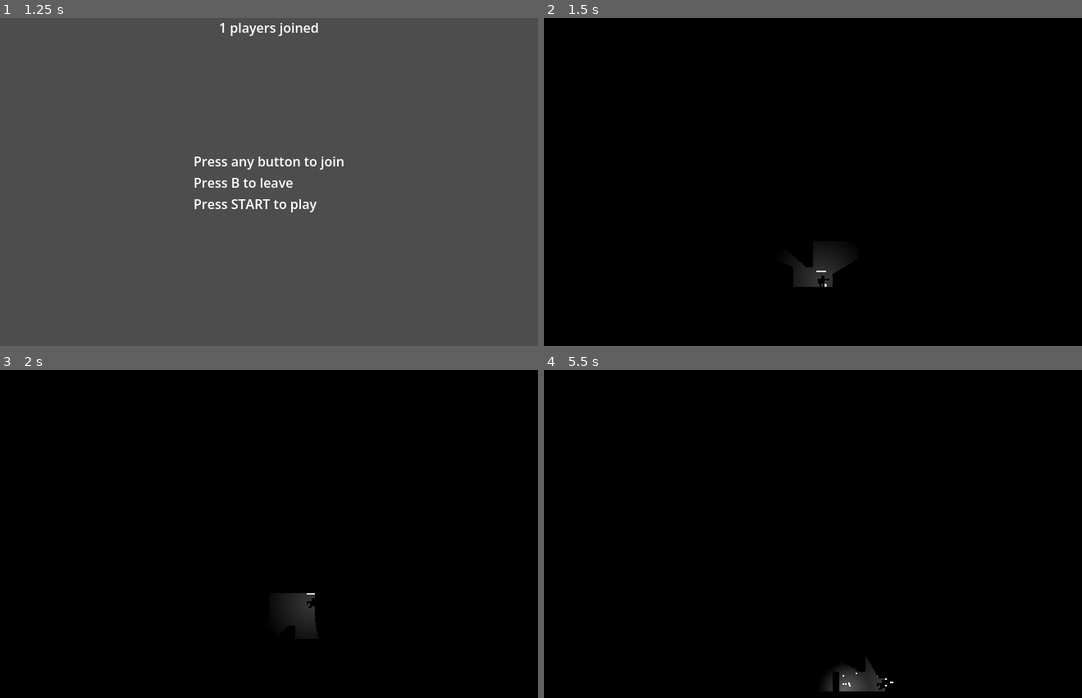
Above: before the commit, frames 1-4 (two rows, left to right).
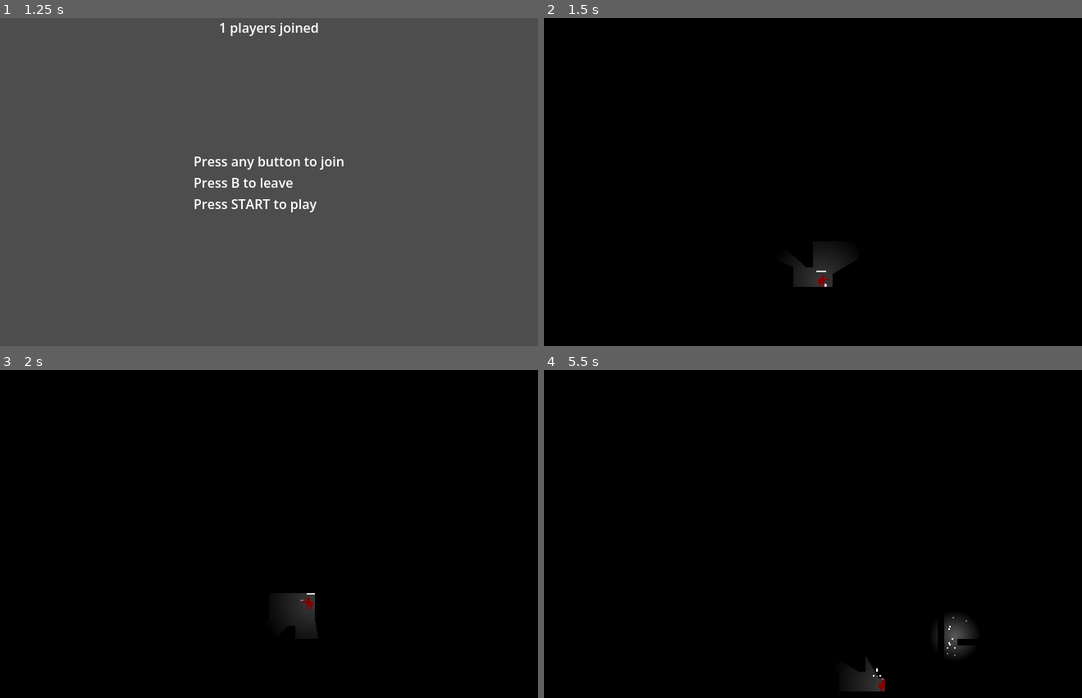
Above: after the commit, the same moments.

Repository: the-alex-g/goblin_guns
Game: Godot game, scene res://menus/join_menu.tscn
Two runs of this game, one before a commit and one after it. Both use one fixed random seed, a clock stepped at 60 frames per second and the inputs below.
Inputs (mouse positions are in pixels of both pictures, inside the frame that each line leads up to):
- Up to frame 1 (1.25 s): tap Enter at 0.5 s; move the mouse to (387, 165) at 0.52 s; hold D (right) from 0.53 s (still down); hold Right mouse button (frag) from 0.53 s (still down); click (387, 165) at 0.67 s; tap Space (jump) at 0.77 s
- Up to frame 2 (1.5 s): keep holding D (right); tap Enter at 1.25 s; move the mouse to (705, 198) at 1.27 s; release Right mouse button (frag) at 1.28 s; click (705, 198) at 1.35 s
- Up to frame 3 (2 s): keep holding D (right); tap Space (jump) at 1.52 s; right-click (161, 550) at 1.55 s
- Up to frame 4 (5.5 s): move the mouse to (866, 461) at 2.02 s; release D (right) at 2.03 s; hold A (left) 2.03-2.78 s; hold Right mouse button (frag) 2.03-2.78 s; click (866, 461) at 2.17 s; tap Enter at 2.75, 3.6 s; move the mouse to (786, 599) at 2.77 s; hold D (right) 2.78-4.28 s; tap Shift (sneak) at 2.85 s; click (786, 599) at 2.92 s; tap Space (jump) at 3.02, 3.77, 4.52 s; right-click (786, 599) at 3.05 s; move the mouse to (974, 583) at 3.52 s; hold Right mouse button (frag) 3.53-4.28 s; click (974, 583) at 3.67 s; move the mouse to (651, 484) at 4.27 s; hold A (left) 4.28-5.03 s; right-click (651, 484) at 4.35 s; click (651, 484) at 4.42 s; move the mouse to (839, 534) at 5.02 s; press the mouse at (839, 534) at 5.03 s; hold D (right) from 5.03 s (still down); right-click (839, 534) at 5.3 s

Frame 1 is identical in both runs. In frame 2, less than 0.1% of the frame differs, in the area x 50-54%, y 78-82%; in frame 3, less than 0.1%; in frame 4, 0.8%, in the area x 52-80%, y 75-98%.

Commit message:
Add simple player colors

Diff:
--- a/project/main/main.gd
+++ b/project/main/main.gd
@@ -32,11 +32,14 @@
 
 
 func _initialize_players() -> void:
+	var color_index := 0
 	for id in player_ids:
 		var player : Player = preload("res://player/player.tscn").instantiate()
 		player.id = id
 		player.position = _get_spawn_point()
 		_player_container.add_child(player)
+		player.color = Player.COLORS[color_index]
+		color_index += 1
 		player.died.connect(_on_player_died)
 		player.weapon_fired.connect(_temp_container.add_child)
 		player.infinite_ammo = not spawn_ammo_dumps
--- a/project/player/healthbar.gdshader
+++ b/project/player/healthbar.gdshader
@@ -1,18 +1,9 @@
 shader_type canvas_item;
 
 instance uniform float percent = 1.0;
-
-void vertex() {
-	// Called for every vertex the material is visible on.
-}
 
 void fragment() {
 	if (UV.x > percent) {
 		COLOR.a = 0.0;
 	}
 }
-
-//void light() {
-//	// Called for every pixel for every light affecting the CanvasItem.
-//	// Uncomment to replace the default light processing function with this one.
-//}
--- a/project/player/player.gd
+++ b/project/player/player.gd
@@ -5,13 +5,22 @@
 signal weapon_fired(node: Node2D)
 
 const GRAVITY := 480.0
-const ANIM_NAMES : PackedStringArray = ["level", "slant_up", "up", "slant_up", "level", "slant_down", "down", "slant_down", "level"]
+const ANIM_NAMES : PackedStringArray = [
+	"level", "slant_up", "up", "slant_up", "level", "slant_down", "down", "slant_down", "level"
+]
+const COLORS : PackedColorArray = [
+	Color.DARK_RED, Color.DARK_GREEN, Color.MIDNIGHT_BLUE, Color.DARK_GOLDENROD
+]
 
 @export var disabled := false
 @export var id := 0
 @export var mouse_aim := false :
 	get:
 		return mouse_aim and id == 0
+@export var color := Color.WHITE :
+	set(value):
+		color = value
+		_sprite.set_instance_shader_parameter("color", color)
 @export var infinite_ammo := false
 @export_group("movement")
 @export var speed := 100
@@ -47,20 +56,18 @@
 @onready var _sprite := $AnimatedSprite2D
 @onready var _healthbar := $HealthBar
 @onready var _light : PointLight2D = $PointLight2D
-@onready var _collision_shape : CollisionShape2D = $CollisionShape2D
 @onready var _wall_detector : RayCast2D = $WallDetector
 @onready var _ammo_warning : Sprite2D = $AmmoWarning
 @onready var _grenade_warning : Sprite2D = $GrenadeWarning
 
 func _physics_process(delta:float)->void:
+	if not is_on_floor() or velocity.y > 0.0:
+		velocity.y += GRAVITY * delta
+
 	if disabled:
 		return
 
-	if not is_on_floor() or velocity.y > 0.0:
-		velocity.y += GRAVITY * delta
-
 	_process_actions()
-
 	_update_aim_angle()
 
 	if not _special_animation_playing:
@@ -73,18 +80,15 @@
 	if not disabled:
 		disabled = true
 		create_tween().tween_property(_light, "energy", 0.0, 0.7).from_current().set_trans(Tween.TRANS_QUAD)
-		_collision_shape.set_deferred("disabled", true)
 		died.emit()
 		_play_special_animation("die")
 
 
 func respawn(pos: Vector2) -> void:
-	print("player %d respawning at %v" % [id, pos])
 	_health = 6
 	disabled = false
 	_light.energy = 1.0
 	global_position = pos
-	_collision_shape.disabled = false
 	ammo = 20
 	grenades = 5
 	show()
--- /dev/null
+++ b/project/player/player.gdshader
@@ -0,0 +1,31 @@
+shader_type canvas_item;
+
+instance uniform vec3 color = vec3(1.0, 0.0, 0.0);
+const float outline_size = 0.25;
+const bool outline = false;
+
+
+bool check_pixel(vec2 position, sampler2D txtr) {
+	vec4 color_at_position = texture(txtr, position);
+	return color_at_position.a > 0.99;
+}
+
+
+void fragment() {
+	if (COLOR == vec4(0.0, 0.0, 0.0, 1.0)) {
+		COLOR = vec4(color, 1.0);
+	}
+	vec2 pixel_x = vec2(TEXTURE_PIXEL_SIZE.x * outline_size, 0.0);
+	vec2 pixel_y = vec2(0.0, TEXTURE_PIXEL_SIZE.y * outline_size);
+
+	if (
+		outline &&
+		COLOR.a < 0.01 &&
+		(check_pixel(UV + pixel_x, TEXTURE) ||
+		check_pixel(UV + pixel_y, TEXTURE) ||
+		check_pixel(UV - pixel_x, TEXTURE) ||
+		check_pixel(UV - pixel_y, TEXTURE))
+	) {
+		COLOR = vec4(vec3(0.0), 1.0);
+	}
+}
--- a/project/player/player.tscn
+++ b/project/player/player.tscn
@@ -1,5 +1,6 @@
 [gd_scene format=3 uid="uid://doiun1uhlaoho"]
 
+[ext_resource type="Shader" uid="uid://b0qsjpjxewbuy" path="res://player/player.gdshader" id="1_hg6s5"]
 [ext_resource type="Script" uid="uid://dx8r7x42l5ilj" path="res://player/player.gd" id="1_oul6g"]
 [ext_resource type="Texture2D" uid="uid://cn2gvr2t8qm34" path="res://player/textures/death.png" id="2_rgyib"]
 [ext_resource type="Texture2D" uid="uid://byfr0kknuotsq" path="res://player/textures/gunman.png" id="3_g1dw6"]
@@ -11,6 +12,9 @@
 
 [sub_resource type="RectangleShape2D" id="RectangleShape2D_saui7"]
 size = Vector2(7, 15)
+
+[sub_resource type="ShaderMaterial" id="ShaderMaterial_hg6s5"]
+shader = ExtResource("1_hg6s5")
 
 [sub_resource type="AtlasTexture" id="AtlasTexture_uw77l"]
 atlas = ExtResource("2_rgyib")
@@ -340,19 +344,19 @@
 texture_filter = 1
 collision_layer = 2
 script = ExtResource("1_oul6g")
+mouse_aim = true
 
 [node name="CollisionShape2D" type="CollisionShape2D" parent="." unique_id=1702218849]
 position = Vector2(0, -7.5)
 shape = SubResource("RectangleShape2D_saui7")
 
 [node name="AnimatedSprite2D" type="AnimatedSprite2D" parent="." unique_id=1557501996]
-texture_filter = 1
+material = SubResource("ShaderMaterial_hg6s5")
+instance_shader_parameters/color = Vector3(1, 0, 0)
 position = Vector2(-1, -9)
 scale = Vector2(2, 2)
 sprite_frames = SubResource("SpriteFrames_oul6g")
-animation = &"die"
-frame = 5
-frame_progress = 1.0
+animation = &"shoot_level_run"
 offset = Vector2(2, 0)
 
 [node name="HealthBar" type="Sprite2D" parent="." unique_id=1510108352]
Not shown, changed: project/main/stairs/centerpiece.txt
Not shown, added: project/player/player.gdshader.uid
